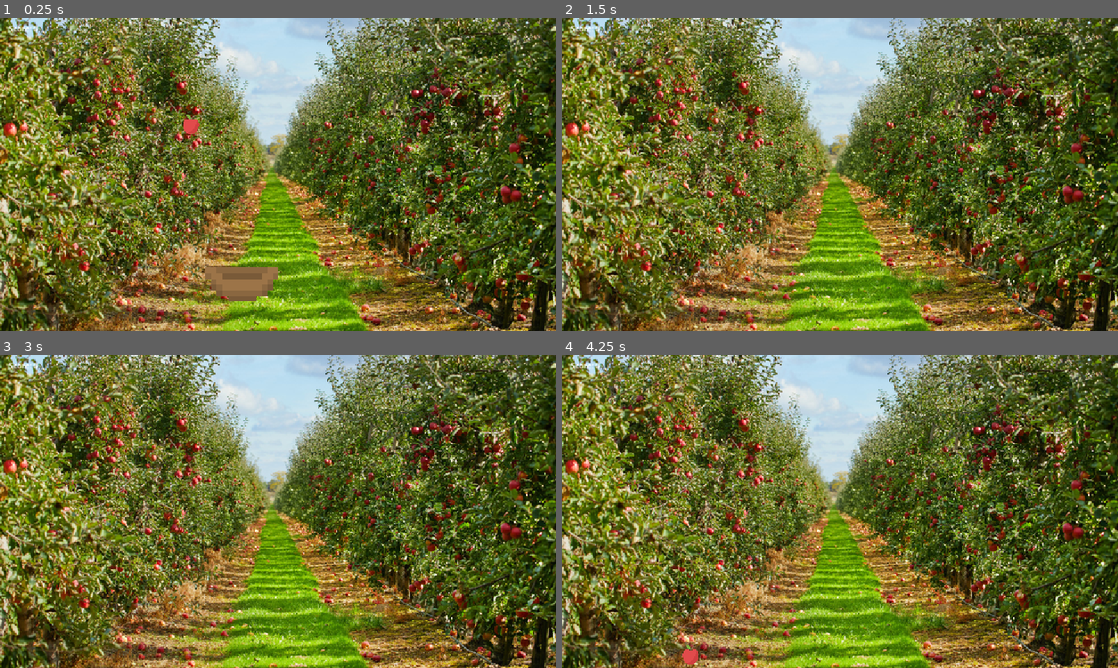
Above: before the commit, frames 1-4 (two rows, left to right).
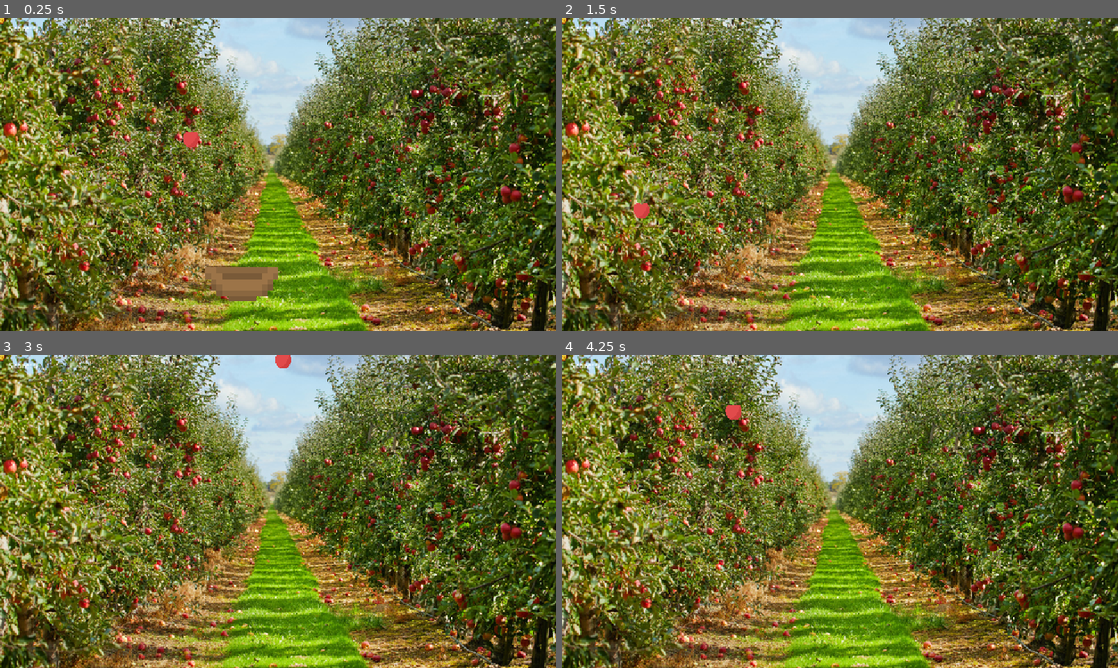
Above: after the commit, the same moments.

Repository: tinnedanchovies/godot-apple-basket
Game: Godot game, scene res://level_1.tscn
The game is run twice, just before and just after one commit, with the same random seed, the same clock (stepped at 60 frames per second) and the same inputs. The project has no main scene, so this scene is started directly.
Inputs:
- Up to frame 1 (0.25 s): no input
- Up to frame 2 (1.5 s): hold Right 0.53-1.28 s; hold Left from 1.28 s (still down)
- Up to frame 3 (3 s): release Left at 2.03 s; hold Right from 2.03 s (still down)
- Up to frame 4 (4.25 s): release Right at 3.53 s; hold Left from 3.53 s (still down)

The runs differ from the first frame. In frame 1, 0.2% of the frame differs, in the area x 0-36%, y 0-42%; in frame 2, 0.1%; in frame 3, 0.1%; in frame 4, 0.3%, in the area x 0-33%, y 0-99%.

Commit message:
random apples kinda works

Diff:
--- a/godot-apple-dropper/apple2.gd
+++ b/godot-apple-dropper/apple2.gd
@@ -16,8 +16,11 @@
 			position.y = 0
 			position.x = randi_range(0, 1500)
 			velocity.y = 200
+			Globals.apple_counter += Globals.apple_counter
 
 func _on_basket_body_entered(body: Node2D) -> void:
+	print("this apple will now disappear")
 	position.y = 0
 	position.x = randi_range(0, 1150)
 	velocity.y = 200
+	Globals.apple_counter += Globals.apple_counter
--- a/godot-apple-dropper/basket2.gd
+++ b/godot-apple-dropper/basket2.gd
@@ -20,3 +20,9 @@
 		print("it's just an apple")
 		Globals.score = Globals.score + 1
 		score_board.text = str(Globals.score)
+
+
+	if body.name == "golden_apple":
+		print("it's a golden apple")
+		Globals.score = Globals.score + 5
+		score_board.text = str(Globals.score)
--- a/godot-apple-dropper/globals.gd
+++ b/godot-apple-dropper/globals.gd
@@ -4,6 +4,7 @@
 var apple_speed = Vector2(0, 200)
 var random = 1
 var timer = Timer.new()
+var apple_counter = 0
 
 func _ready():
 	add_child(timer)
@@ -11,7 +12,8 @@
 
 
 func _process(delta: float) -> void:
-	randomizer()
+	#randomizer()
+	pass
 
 func randomizer():
 	random = randi_range(1,3)
--- a/godot-apple-dropper/golden_apple.gd
+++ b/godot-apple-dropper/golden_apple.gd
@@ -1,8 +1,26 @@
 extends CharacterBody2D
 
+var gravity = 30
+var score = 0
 
 
+func _ready():
+	velocity = Globals.apple_speed
+
+func _physics_process(delta):
+	if Globals.apple_counter >= 3:
+		move_and_slide()
+		if Globals.random == 1:
+			velocity.y += gravity
+
+			if position.y > 1100:
+				position.y = 0
+				position.x = randi_range(0, 1500)
+				velocity.y = 200
 
 
-func _physics_process(delta):
-	pass
+func _on_basket_body_entered(body: Node2D) -> void:
+	print("this golden apple will now disappear")
+	position.y = 0
+	position.x = randi_range(0, 1500)
+	velocity.y = 200
--- a/godot-apple-dropper/level_1.tscn
+++ b/godot-apple-dropper/level_1.tscn
@@ -1,8 +1,9 @@
-[gd_scene load_steps=5 format=3 uid="uid://6fqvgma5j1qx"]
+[gd_scene load_steps=6 format=3 uid="uid://6fqvgma5j1qx"]
 
 [ext_resource type="PackedScene" uid="uid://d2o3yn18md2wy" path="res://apple.tscn" id="1_hbghi"]
 [ext_resource type="PackedScene" uid="uid://cp4vh8klfw13f" path="res://basket.tscn" id="2_hn12h"]
 [ext_resource type="PackedScene" uid="uid://dv5o1w3ocbfpn" path="res://score_label.tscn" id="3_hn12h"]
+[ext_resource type="PackedScene" uid="uid://ddxwtluwf7sn3" path="res://golden_apple.tscn" id="3_rka8t"]
 [ext_resource type="Texture2D" uid="uid://pfusvwgyk47p" path="res://sprites/orchard.jpg" id="4_ihfcg"]
 
 [node name="level_1" type="Node2D"]
@@ -15,6 +16,8 @@
 [node name="Apple" parent="." instance=ExtResource("1_hbghi")]
 position = Vector2(395, 144)
 
+[node name="golden_apple" parent="." instance=ExtResource("3_rka8t")]
+
 [node name="Basket" parent="." instance=ExtResource("2_hn12h")]
 position = Vector2(603, 546)
 
@@ -25,3 +28,4 @@
 offset_bottom = 10.0
 
 [connection signal="body_entered" from="Basket" to="Apple" method="_on_basket_body_entered"]
+[connection signal="body_entered" from="Basket" to="golden_apple" method="_on_basket_body_entered"]
